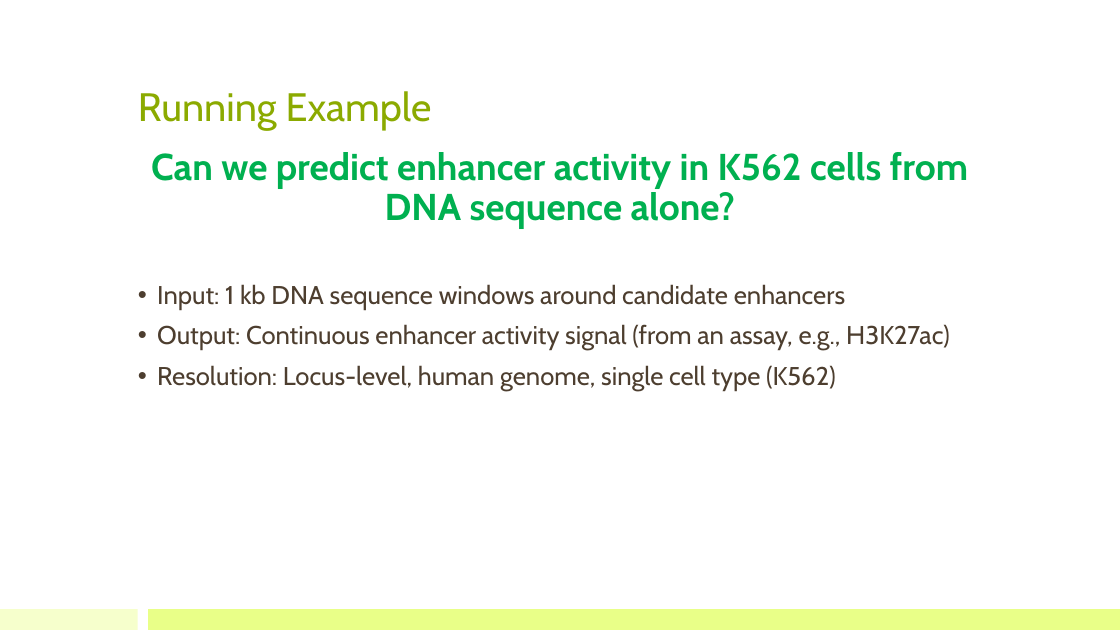
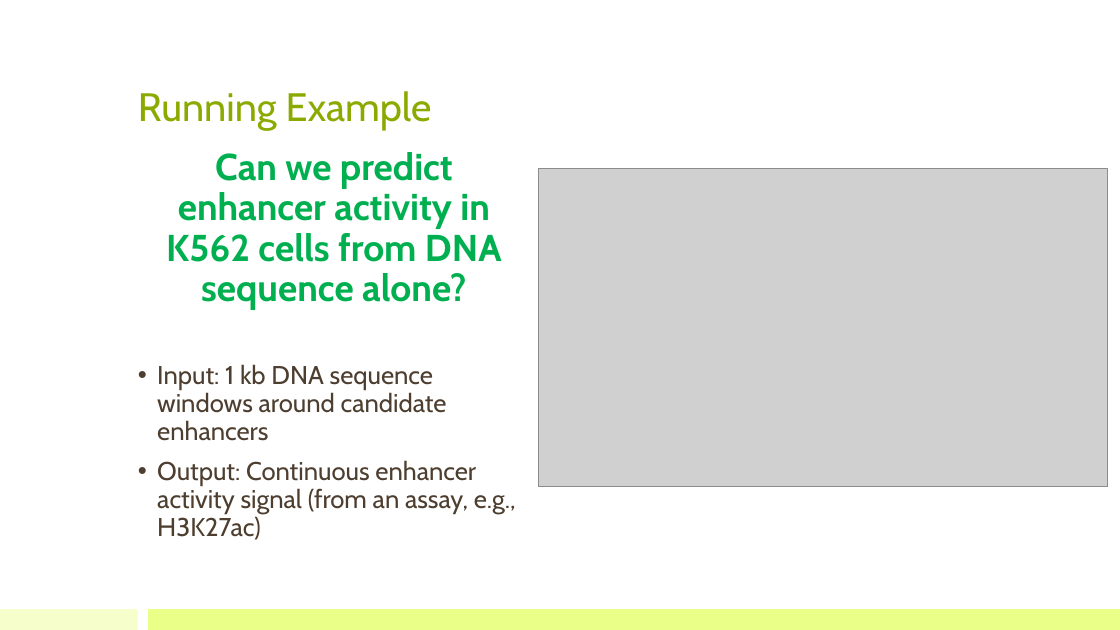
Before and after one commit to bioinfo-kaust/gfm-workshop, a slide deck: slide 5 of lecture_slides/4.day2_after_lunch/lecture_4b_from_research_question_to_fine-tuned_model.pptx. Drawn at 1120x630 pixels with LibreOffice and Linux fonts; fonts in the diff are those of the drawing; grey boxes stand for pictures. Boxes give left, top, right and bottom in pixels: in the first picture for what was removed or moved away, otherwise in the second. Text is boxed around its words. In the diff, an @@ line names an element or a change of style, - is before the commit and + after.

```diff
--- a/lecture_slides/4.day2_after_lunch/lecture_4b_from_research_question_to_fine-tuned_model.pptx
+++ b/lecture_slides/4.day2_after_lunch/lecture_4b_from_research_question_to_fine-tuned_model.pptx
@@ picture added at <box>539,169,1107,486</box> @@
@@ text at <box>157,365,836,391</box>: paragraph removed @@
-• Resolution: Locus-level, human genome, single cell type (K562)
```
Also in this commit, not shown: 5 other slides changed, 5 other files.
